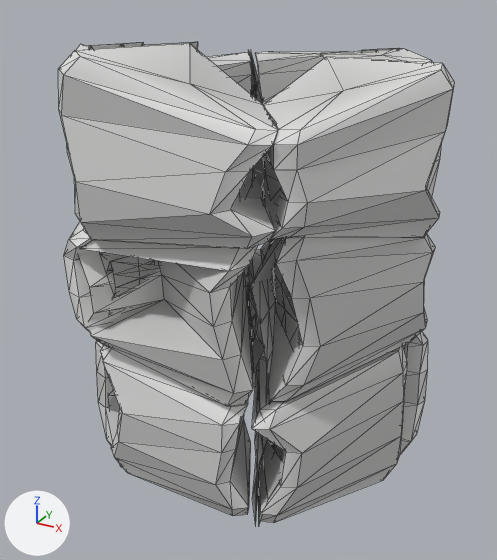
The glTF model public/assets/models/magic_basalt0.glb: old version first, new version second.
Both versions are drawn from a 50 mm camera at (0.792, -1.487, 1.17) aimed at (-0.004, -0.039, 0.446). The lights are fixed; the arrows at lower left show +X, +Y and +Z. The first picture is the older version. Mesh edges are drawn as thin lines. Vertices at exactly the same position are counted once.

Objects in the first picture: 'magic_basalt0'.
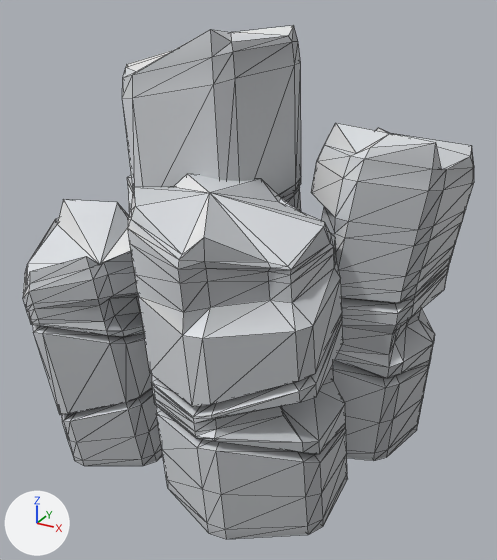
Boxes (x1, y1, x2, y2) around the edits, measured in the pictures (497 x 560 px):
```json
{"object": "magic_basalt0", "change": "reshaped", "before": [58, 42, 455, 525], "after": [23, 26, 474, 539], "on screen": "14% wider, 6% taller"}
{"part": 1, "of": "me_magic_basalt0", "change": "rebuilt", "after": [311, 123, 474, 460], "on screen": "not visible before"}
{"part": 2, "of": "me_magic_basalt0", "change": "rebuilt", "before": [64, 222, 125, 332], "after": [23, 199, 163, 466]}
{"part": 3, "of": "me_magic_basalt0", "change": "added", "after": [128, 174, 348, 539]}
{"part": 4, "of": "me_magic_basalt0", "change": "added", "after": [127, 176, 301, 215], "on screen": "mostly hidden"}
{"part": 5, "of": "me_magic_basalt0", "change": "added", "after": [122, 26, 301, 198]}
{"part": 6, "of": "me_magic_basalt0", "change": "deleted", "before": [89, 43, 442, 525], "on screen": "mostly hidden"}
{"part": 7, "of": "me_magic_basalt0", "change": "deleted", "before": [58, 42, 455, 523]}
```

The change, as JSON lines over the scene's bpy script:
```json
{"block": "me_magic_basalt0", "where": "# used by ob_magic_basalt0; location = (0.0, 0.0, 0.0)"}
{"op": "remove", "block": "me_magic_basalt0", "code": "me_magic_basalt0.from_pydata(...)  # 1248 vertices, 2340 faces; spans x -0.498..0.469, y -0.472..0.461, z -0.012..1.047"}
{"op": "add", "block": "me_magic_basalt0", "code": "me_magic_basalt0.from_pydata(...)  # 935 vertices, 1918 faces; spans x -0.529..0.495, y -0.471..0.332, z -0.01..1.068"}
{"block": "me_magic_basalt0", "change": "me_magic_basalt0 part 1: the loose piece of 44 vertices spanning x 0.062..0.404, y -0.023..0.345, z 0.297..0.672 is rebuilt with 251 vertices and now spans x 0.057..0.495, y -0.084..0.332, z -0.01..0.854"}
{"block": "me_magic_basalt0", "change": "me_magic_basalt0 part 2: the loose piece of 38 vertices spanning x -0.455..-0.065, y -0.418..-0.006, z 0.301..0.692 is rebuilt with 195 vertices and now spans x -0.529..-0.128, y -0.457..-0.026, z -0.01..0.624"}
{"block": "me_magic_basalt0", "change": "me_magic_basalt0 part 3: a new loose piece of 232 vertices spanning x -0.14..0.347, y -0.471..-0.008, z -0.01..0.758, in mat_magic_basalt0"}
{"block": "me_magic_basalt0", "change": "me_magic_basalt0 part 4: a new loose piece of 195 vertices spanning x -0.44..0.124, y -0.151..0.326, z -0.01..0.722, in mat_magic_basalt0"}
{"block": "me_magic_basalt0", "change": "me_magic_basalt0 part 5: a new loose piece of 62 vertices spanning x -0.412..0.074, y -0.167..0.29, z 0.599..1.068, in mat_magic_basalt0"}
{"block": "me_magic_basalt0", "change": "me_magic_basalt0 part 6: 19 loose pieces with 518 vertices, spanning x -0.406..0.426, y -0.399..0.44, z -0.012..1.047, are deleted"}
{"block": "me_magic_basalt0", "change": "me_magic_basalt0 part 7: 648 vertices removed from x -0.498..0.469, y -0.472..0.461, z -0.012..1.046"}
```
